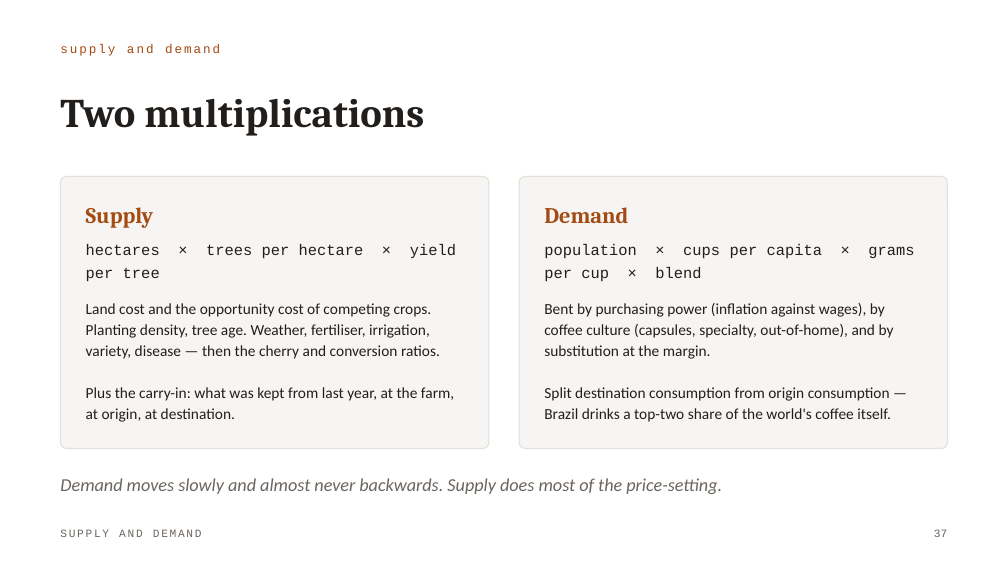
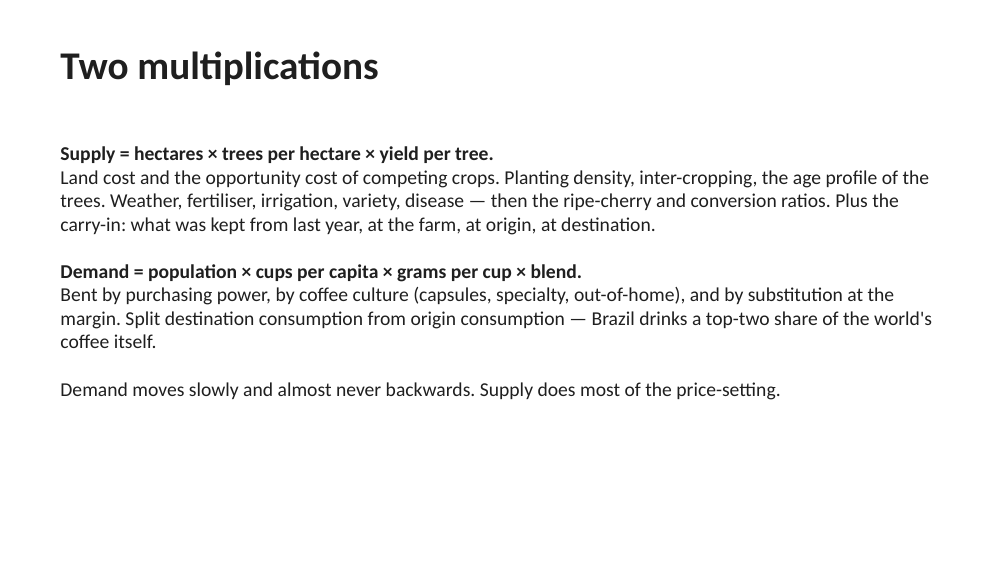
Before and after one commit to loic619/Commodity-trading-lecture, a slide deck: slide 38 of decks/Commodity-Trading-Module-1.pptx. Drawn at 1008x567 pixels with LibreOffice and Linux fonts; fonts in the diff are those of the drawing. Boxes give left, top, right and bottom in pixels: in the first picture for what was removed or moved away, otherwise in the second. Text is boxed around its words. In the diff, an @@ line names an element or a change of style, - is before the commit and + after.

```diff
--- a/decks/Commodity-Trading-Module-1.pptx
+++ b/decks/Commodity-Trading-Module-1.pptx
@@ text "Two multiplications": place and size @@
-text "Two multiplications" at (60, 98, 424, 136)
+text "Two multiplications" at (60, 51, 378, 85)
@@ text "Two multiplications" at (60, 51, 378, 85): size 29 to 28 pt, font Cambria to Calibri, text colour #221E1B to #1F1F1F; line spacing 32pt to 1; vertical alignment middle to top @@
@@ text removed at (60, 44, 220, 56) @@
-supply and demand
@@ text at (60, 146, 932, 400): text changed; size 11 to 14 pt; text colour #221E1B to #1F1F1F @@
-Land cost and the opportunity cost of competing crops. Planting density, tree age. Weather, fertiliser, irrigation, variety, disease — then the cherry and conversion ratios.
-Plus the carry-in: what was kept from last year, at the farm, at origin, at destination.
+Supply = hectares × trees per hectare × yield per tree.
+Land cost and the opportunity cost of competing crops. Planting density, inter-cropping, the age profile of the trees. Weather, fertiliser, irrigation, variety, disease — then the ripe-cherry and conversion ratios. Plus the carry-in: what was kept from last year, at the farm, at origin, at destination.
+Demand = population × cups per capita × grams per cup × blend.
+Bent by purchasing power, by coffee culture (capsules, specialty, out-of-home), and by substitution at the margin. Split destination consumption from origin consumption — Brazil drinks a top-two share of the world's coffee itself.
+Demand moves slowly and almost never backwards. Supply does most of the price-setting.
@@ text "Supply = hectares × trees ..." at (60, 146, 932, 400): vertical alignment middle to top @@
@@ rounded rectangle removed at (60, 176, 489, 449) @@
@@ rounded rectangle removed at (519, 176, 948, 449) @@
@@ text removed at (86, 207, 154, 228) @@
-Supply
@@ text removed at (544, 207, 628, 223) @@
-Demand
@@ text removed at (86, 244, 572, 282) @@
-hectares × trees per hectare × yield per tree
@@ text removed at (544, 244, 914, 259) @@
-population × cups per capita × grams per cup × blend
@@ text removed at (544, 303, 894, 422) @@
-Bent by purchasing power (inflation against wages), by coffee culture (capsules, specialty, out-of-home), and by substitution at the margin.
-Split destination consumption from origin consumption — Brazil drinks a top-two share of the world's coffee itself.
@@ text removed at (60, 478, 722, 494) @@
-Demand moves slowly and almost never backwards. Supply does most of the price-setting.
@@ text removed at (60, 529, 202, 537) @@
-SUPPLY AND DEMAND
@@ text removed at (934, 529, 947, 537) @@
-37
```
Also in this commit, not shown: 46 other slides changed, 6 other files.
